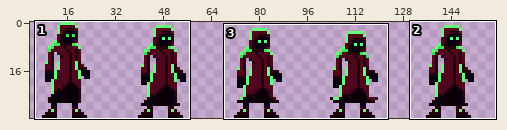
Sprite sheet -- UnityGame/Assets/_GWJ/Art/Animations test/Prota baseç.png. Above, an overview of the earlier version with the close-up marked.
Close-up. First the earlier version:
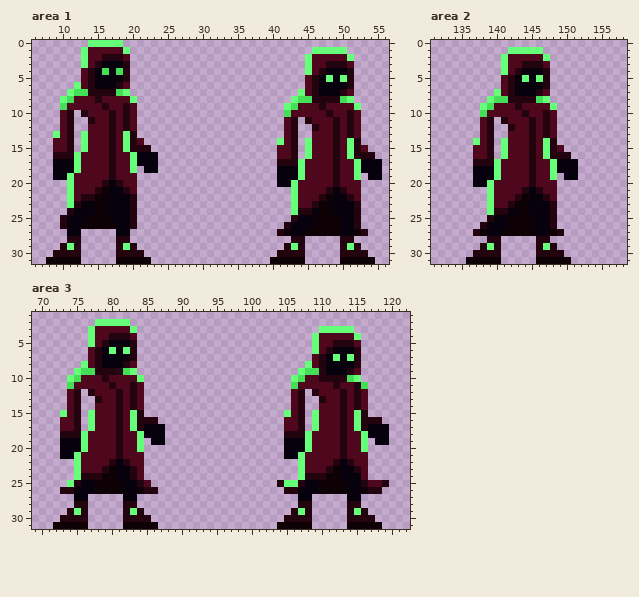
The file is 160x32 pixels. Colours within 5 levels of each other are drawn and written as one. Shown: area 1: x 6..56, y 0..31; area 2: x 131..158, y 0..31; area 3: x 69..122, y 1..31. The wide view leaves out empty margins.
New version:
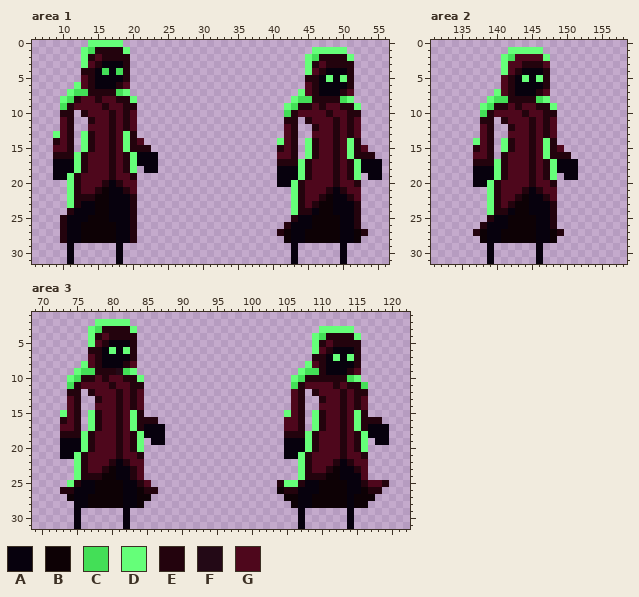
Palette (. is transparent): A #07010d  B #0d0105  C #43df57  D #65ff79  E #23030d  F #230916  G #4e071c
Edits made:
Changed rows in their new state; - is an unchanged pixel.
Area 1:
first column x 9:
 1 -----CEEEE----------------------------------
 2 -----E----E--------------------------CEEEE--
 3 -------------------------------------E----E-
 4 ----E---------------------------------------
 5 ------------------------------------E-------
 8 ---E-----EE---------------------------------
 9 --E--------E-----------------------EE----EE-
10 -E--------------------------------E--------E
11 ---------------------------------E----------
13 -----E--------------------------------------
14 E----E-------------------------------E------
15 -----E--------------------------E----E------
16 ----E-----E--------------------------E------
17 ----E-----E-------------------------E-----E-
18 ----E-----E-------------------------E-----E-
19 ---E-------E------------------------E-----E-
20 ---E-------------------------------E-------E
21 ---E-------------------------------E--------
22 ---E-------------------------------E--------
23 -----------------------------------E--------
first column x 8:
27 --E--BBBBB--E----------------------------------
28 --EAABBBBBAAE---------------------BAABBBBBAAB--
29 --.A.-----A..---------------------.A.-----A..--
30 -..A.-----A...-------------------..A.-----A...-
31 ...A.-----A....-----------------...A.-----A....
Area 2:
first column x 142:
 2 C
first column x 137:
 9 ---EE----EE-
10 --E--------E
11 -E----------
14 -----E------
15 E----E------
16 ----E-------
17 ----E-----E-
18 ----E-----E-
19 ----E-----E-
20 ---E-------E
21 ---E--------
22 ---E--------
23 ---E--------
first column x 136:
28 --BAABBBBBAAB--
29 --.A.-----A..--
30 -..A.-----A...-
31 ...A.-----A....
Area 3:
first column x 72:
 3 ------CEEEE------------------------------------
 4 ------E----E--------------------------CEEEE----
 5 --------------------------------------E----E---
 6 -----E-----------------------------------------
 7 -------------------------------------E---------
10 ----EE----EE------------------------EE---------
11 ---E--------E----------------------E------E----
12 --E-----------------------------------------E--
15 ------E-------------------------------E--------
16 -E----E-------------------------------E--------
17 ------E-------------------------------E--------
18 -----E-----E-------------------------E-----E---
19 -----E-----E-------------------------E-----E---
20 -----E-----E-------------------------E-----E---
21 ----E-------E-----------------------E-------E--
22 ----E-------------------------------E----------
23 ----E-------------------------------E----------
26 --------------------------------B--------------
27 --B--BBBBB--BB-------------------BB--BBBBB-BBB-
28 ---AABBBBBAAB---------------------BAABBBBBABB--
29 --.A.-----A..---------------------.A.-----A..--
30 -..A.-----A...-------------------..A.-----A...-
31 ...A.-----A....-----------------...A.-----A....
